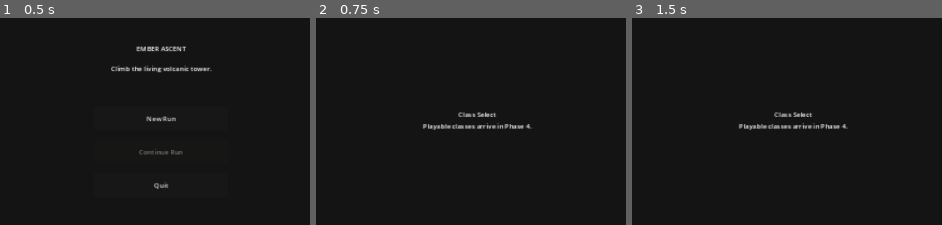
Above: before the commit, frames 1-3 (left to right).
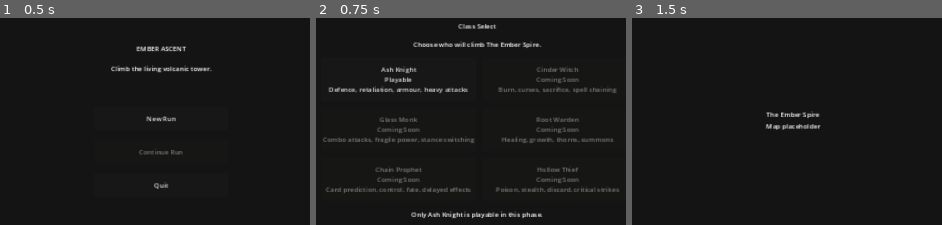
Above: after the commit, the same moments.

Repository: alexkemp8825-create/EMBER-ASCENT
Game: Godot game, scene res://scenes/main/Main.tscn
Two runs of this game, one before a commit and one after it. Both use one fixed random seed, a clock stepped at 60 frames per second and the inputs below.
Inputs (mouse positions are in pixels of both pictures, inside the frame that each line leads up to):
- Up to frame 1 (0.5 s): no input
- Up to frame 2 (0.75 s): click "New Run" at 0.5 s
- Up to frame 3 (1.5 s): click (715, 80) at 1.25 s, where only the run after the commit has a clickable "Ash Knight Playable Defence, …"

Frame 1 is identical in both runs. In frame 2, 8.5% of the frame differs, in the area x 2-98%, y 2-97%; in frame 3, 0.9%.

Commit message:
Implement class select screen
Co-authored-by: alexkemp8825-create <alexkemp8825-create@users.noreply.github.com>

Diff:
--- a/scenes/ui/ClassSelect.tscn
+++ b/scenes/ui/ClassSelect.tscn
@@ -1,4 +1,6 @@
-[gd_scene format=3]
+[gd_scene load_steps=2 format=3]
+
+[ext_resource type="Script" path="res://scripts/ui/ClassSelect.gd" id="1_class_select"]
 
 [node name="ClassSelect" type="PanelContainer"]
 layout_mode = 3
@@ -7,6 +9,7 @@
 anchor_bottom = 1.0
 grow_horizontal = 2
 grow_vertical = 2
+script = ExtResource("1_class_select")
 
 [node name="MarginContainer" type="MarginContainer" parent="."]
 layout_mode = 2
@@ -17,6 +20,7 @@
 
 [node name="Content" type="VBoxContainer" parent="MarginContainer"]
 layout_mode = 2
+theme_override_constants/separation = 20
 alignment = 1
 
 [node name="Title" type="Label" parent="MarginContainer/Content"]
@@ -26,5 +30,59 @@
 
 [node name="Subtitle" type="Label" parent="MarginContainer/Content"]
 layout_mode = 2
-text = "Playable classes arrive in Phase 4."
+text = "Choose who will climb The Ember Spire."
 horizontal_alignment = 1
+
+[node name="ClassGrid" type="GridContainer" parent="MarginContainer/Content"]
+layout_mode = 2
+size_flags_horizontal = 4
+theme_override_constants/h_separation = 16
+theme_override_constants/v_separation = 16
+columns = 2
+
+[node name="AshKnightButton" type="Button" parent="MarginContainer/Content/ClassGrid"]
+unique_name_in_owner = true
+custom_minimum_size = Vector2(360, 104)
+layout_mode = 2
+text = "Ash Knight\nPlayable\nDefence, retaliation, armour, heavy attacks"
+
+[node name="CinderWitchButton" type="Button" parent="MarginContainer/Content/ClassGrid"]
+unique_name_in_owner = true
+custom_minimum_size = Vector2(360, 104)
+layout_mode = 2
+disabled = true
+text = "Cinder Witch\nComing Soon\nBurn, curses, sacrifice, spell chaining"
+
+[node name="GlassMonkButton" type="Button" parent="MarginContainer/Content/ClassGrid"]
+unique_name_in_owner = true
+custom_minimum_size = Vector2(360, 104)
+layout_mode = 2
+disabled = true
+text = "Glass Monk\nComing Soon\nCombo attacks, fragile power, stance switching"
+
+[node name="RootWardenButton" type="Button" parent="MarginContainer/Content/ClassGrid"]
+unique_name_in_owner = true
+custom_minimum_size = Vector2(360, 104)
+layout_mode = 2
+disabled = true
+text = "Root Warden\nComing Soon\nHealing, growth, thorns, summons"
+
+[node name="ChainProphetButton" type="Button" parent="MarginContainer/Content/ClassGrid"]
+unique_name_in_owner = true
+custom_minimum_size = Vector2(360, 104)
+layout_mode = 2
+disabled = true
+text = "Chain Prophet\nComing Soon\nCard prediction, control, fate, delayed effects"
+
+[node name="HollowThiefButton" type="Button" parent="MarginContainer/Content/ClassGrid"]
+unique_name_in_owner = true
+custom_minimum_size = Vector2(360, 104)
+layout_mode = 2
+disabled = true
+text = "Hollow Thief\nComing Soon\nPoison, stealth, discard, critical strikes"
+
+[node name="StatusLabel" type="Label" parent="MarginContainer/Content"]
+unique_name_in_owner = true
+layout_mode = 2
+text = "Only Ash Knight is playable in this phase."
+horizontal_alignment = 1
--- a/scripts/core/GameState.gd
+++ b/scripts/core/GameState.gd
@@ -1,6 +1,6 @@
 extends Node
 
-const VERSION := "0.1.0-phase-3"
+const VERSION := "0.1.0-phase-4"
 
 var current_screen: String = "main_menu"
 var game_version: String = VERSION
--- /dev/null
+++ b/scripts/ui/ClassSelect.gd
@@ -0,0 +1,86 @@
+extends PanelContainer
+
+const ASH_KNIGHT_ID := "ash_knight"
+const ASH_KNIGHT_MAX_HP := 75
+const ASH_KNIGHT_STARTING_GOLD := 99
+const ASH_KNIGHT_STARTER_RELIC := "cracked_helm"
+const ASH_KNIGHT_STARTER_DECK := [
+	"ember_strike",
+	"ember_strike",
+	"ember_strike",
+	"ember_strike",
+	"ember_strike",
+	"guard_up",
+	"guard_up",
+	"guard_up",
+	"guard_up",
+	"burning_oath",
+]
+
+@onready var ash_knight_button: Button = %AshKnightButton
+@onready var cinder_witch_button: Button = %CinderWitchButton
+@onready var glass_monk_button: Button = %GlassMonkButton
+@onready var root_warden_button: Button = %RootWardenButton
+@onready var chain_prophet_button: Button = %ChainProphetButton
+@onready var hollow_thief_button: Button = %HollowThiefButton
+@onready var status_label: Label = %StatusLabel
+
+
+func _ready() -> void:
+	ash_knight_button.pressed.connect(_on_ash_knight_pressed)
+	_disable_coming_soon_buttons()
+
+
+func _disable_coming_soon_buttons() -> void:
+	var coming_soon_buttons: Array[Button] = [
+		cinder_witch_button,
+		glass_monk_button,
+		root_warden_button,
+		chain_prophet_button,
+		hollow_thief_button,
+	]
+
+	for button in coming_soon_buttons:
+		button.disabled = true
+		button.tooltip_text = "Coming Soon"
+
+
+func _on_ash_knight_pressed() -> void:
+	_start_ash_knight_run()
+	status_label.text = "Ash Knight selected. Entering The Ember Spire..."
+	SceneLoader.change_to_map()
+
+
+func _start_ash_knight_run() -> void:
+	RunState.reset_run()
+	RunState.selected_class = ASH_KNIGHT_ID
+	RunState.max_hp = ASH_KNIGHT_MAX_HP
+	RunState.current_hp = ASH_KNIGHT_MAX_HP
+	RunState.gold = ASH_KNIGHT_STARTING_GOLD
+	RunState.current_act = 1
+	RunState.current_floor = 0
+	RunState.current_node_id = ""
+	RunState.run_seed = int(Time.get_unix_time_from_system())
+
+	RunState.deck.clear()
+	for card_id in ASH_KNIGHT_STARTER_DECK:
+		RunState.deck.append(card_id)
+
+	RunState.relics.clear()
+	RunState.relics.append(ASH_KNIGHT_STARTER_RELIC)
+
+	RNG.set_seed(RunState.run_seed)
+	RunState.map_data = _create_phase_four_map()
+	RunState.completed_nodes.clear()
+
+
+func _create_phase_four_map() -> Array:
+	return [
+		{
+			"id": "floor_0_battle_0",
+			"floor": 0,
+			"type": "battle",
+			"connected_to": [],
+			"available": true,
+		},
+	]
